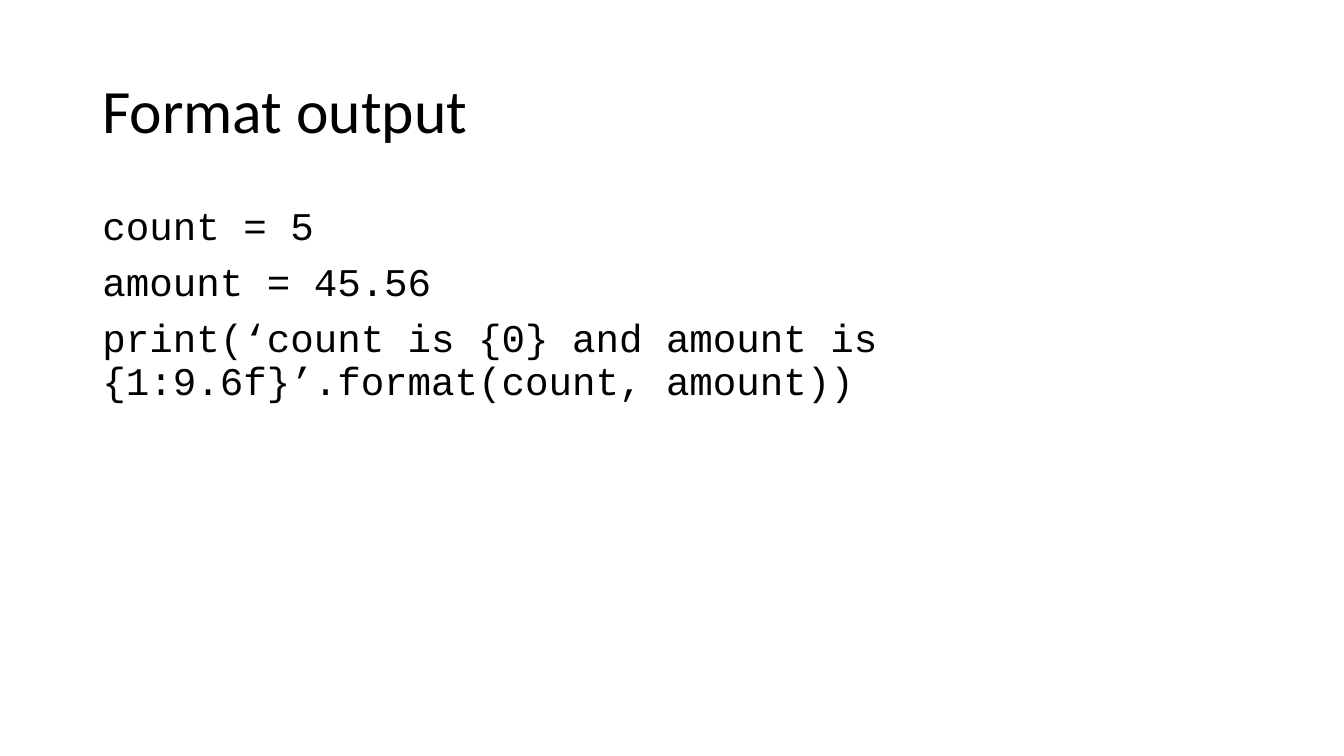
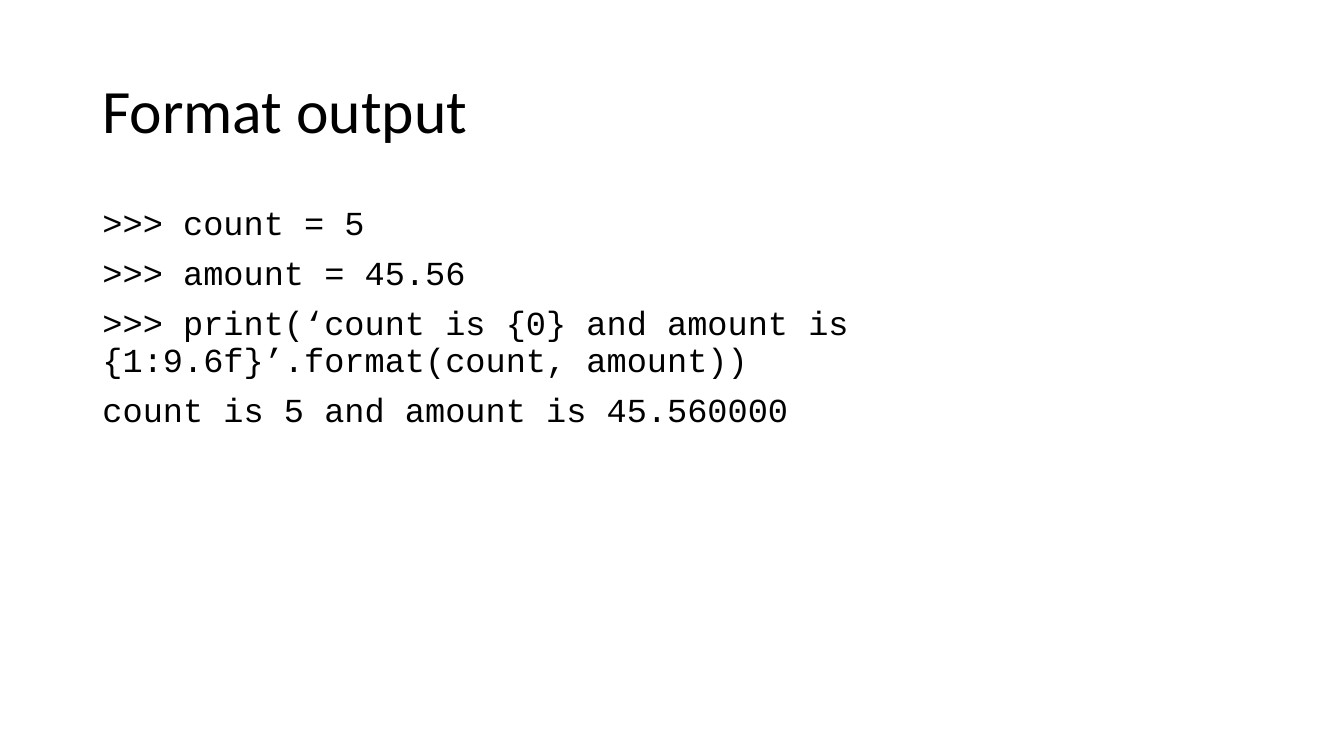
Before and after one commit to moravveji/python_intro_training, a slide deck: slide 13 of slides-pptx/09-Python_intro-io.pptx. Drawn at 1344x756 pixels with LibreOffice and Linux fonts; fonts in the diff are those of the drawing. Boxes give left, top, right and bottom in pixels: in the first picture for what was removed or moved away, otherwise in the second. Text is boxed around its words. In the diff, an @@ line names an element or a change of style, - is before the commit and + after.

```diff
--- a/slides-pptx/09-Python_intro-io.pptx
+++ b/slides-pptx/09-Python_intro-io.pptx
@@ text at (102,212,848,423): text changed; size 28 to 24 pt @@
-count = 5
-amount = 45.56
-print(‘count is {0} and amount is {1:9.6f}’.format(count, amount))
+>>> count = 5
+>>> amount = 45.56
+>>> print(‘count is {0} and amount is {1:9.6f}’.format(count, amount))
+count is 5 and amount is 45.560000
```
Also in this commit, not shown: 9 other slides changed, 3 other files.
